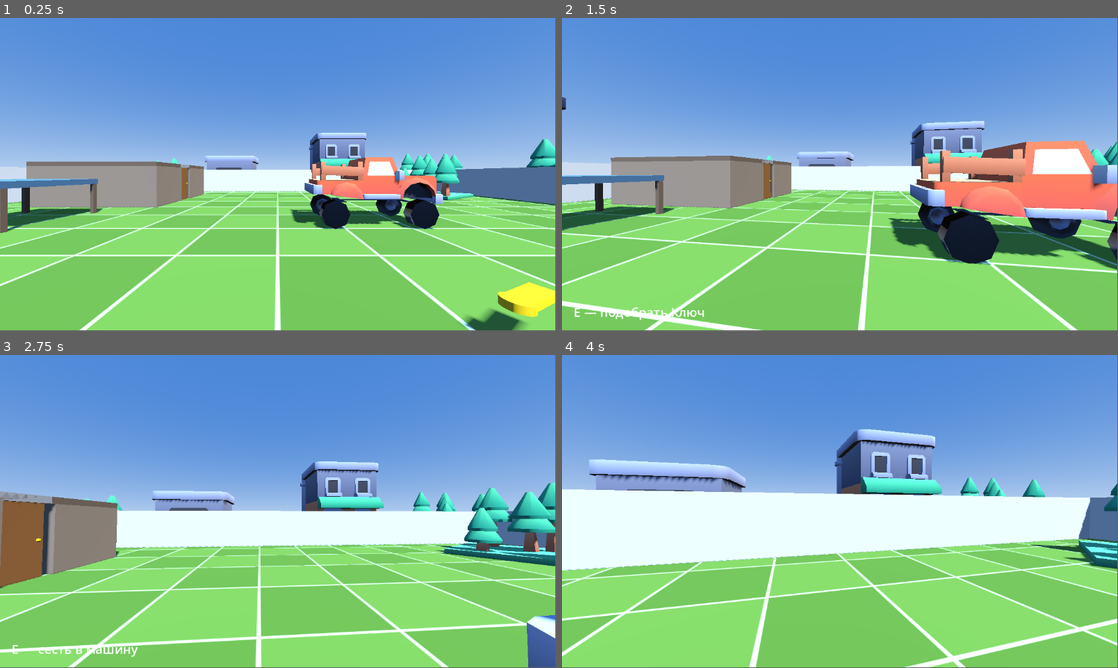
Above: before the commit, frames 1-4 (two rows, left to right).
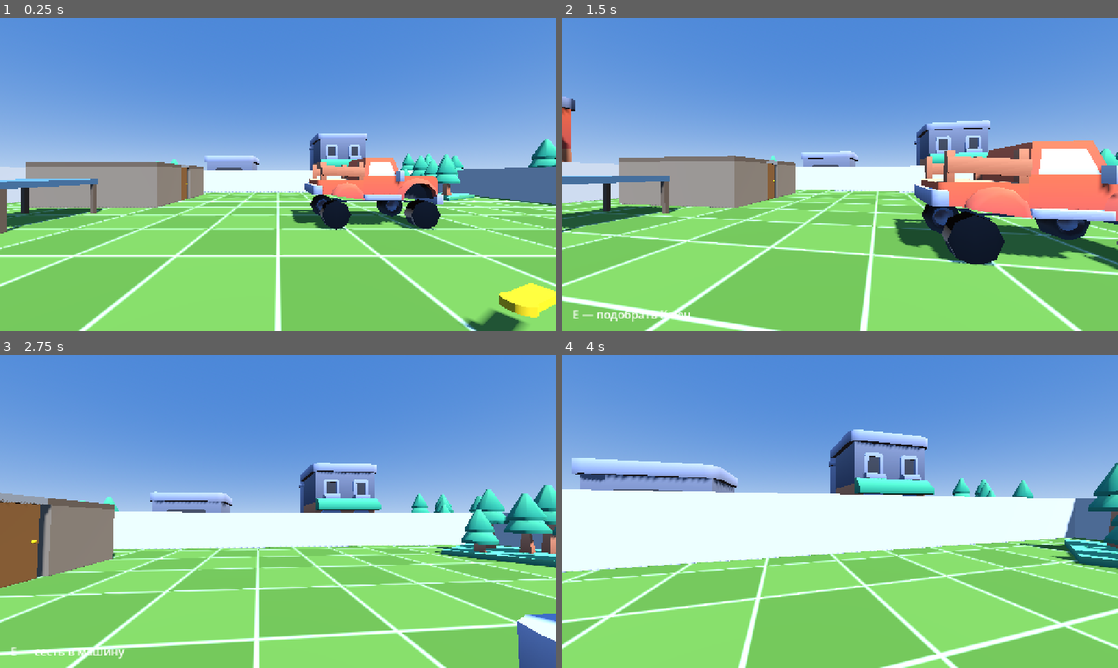
Above: after the commit, the same moments.

Repository: krasking94/GodotAI
Game: Godot game, scene res://scenes/yard.tscn
Two runs of this game, one before a commit and one after it. Both use one fixed random seed, a clock stepped at 60 frames per second and the inputs below.
Inputs (mouse positions are in pixels of both pictures, inside the frame that each line leads up to):
- Up to frame 1 (0.25 s): no input
- Up to frame 2 (1.5 s): tap Enter (ui_accept) at 0.5, 0.77 s; move the mouse to (867, 171) at 0.52 s; hold Ctrl (crouch) 0.53-1.28 s; hold W (move_forward) from 0.53 s (still down); move the mouse to (812, 174) at 1.27 s; tap R (flip) at 1.35 s
- Up to frame 3 (2.75 s): keep holding W (move_forward); tap Enter (ui_accept) at 1.52 s; move the mouse to (289, 505) at 2.02 s; hold E (interact) from 2.03 s (still down)
- Up to frame 4 (4 s): keep holding W (move_forward); move the mouse to (834, 514) at 2.77 s; release E (interact) at 2.78 s; tap Shift (run) at 2.85 s; tap Enter (ui_accept) at 3.02, 3.77 s; move the mouse to (878, 514) at 3.52 s; tap C at 3.6 s
In our replay, the window is 799x449 before the commit and 800x450 after it. These sizes can differ from the game's own. Grey fills any space a smaller window leaves; there, only what the larger window draws over its background counts as a difference.

The runs differ from the first frame. In frame 1, 5.8% of the frame differs, in the area x 0-100%, y 0-100%; in frame 2, 12%; in frame 3, 11%; in frame 4, 12%.

Commit message:
Картинка игры масштабируется под любой размер окна (режим растяжения)
Отзыв владельца: на весь экран платформер остался в углу 1280×720. В project.godot демо и в
новом проекте от setup задан режим растяжения canvas_items (aspect expand, 1280×720).
В примере платформера небо растянуто якорями на всё окно, земля шире экрана, невидимые
стены по краям уровня. Проверено в облаке снимками 1920×1080 и 1600×900 и автотестом подъёма.

Co-Authored-By: Claude Fable 5.1 <noreply@anthropic.com>
Claude-Session: https://claude.ai/code/session_01D6HxsZd3ucF4daBZgGArQk

Diff:
--- a/project.godot
+++ b/project.godot
@@ -13,6 +13,13 @@
 config/name="GodotAI"
 run/main_scene="res://scenes/yard.tscn"
 config/features=PackedStringArray("4.7")
+
+[display]
+
+window/size/viewport_width=1280
+window/size/viewport_height=720
+window/stretch/mode="canvas_items"
+window/stretch/aspect="expand"
 
 [editor_plugins]
 
--- a/scenes/platformer2d.tscn
+++ b/scenes/platformer2d.tscn
@@ -4,8 +4,17 @@
 [ext_resource type="Script" uid="uid://p0dt2g5ypf7x" path="res://game/coin2d.gd" id="2_d4uo0"]
 [ext_resource type="Script" uid="uid://chvpk6jcok13v" path="res://game/player2d.gd" id="3_xrjlp"]
 
+[sub_resource type="RectangleShape2D" id="RectangleShape2D_q11yg"]
+size = Vector2(3840, 600)
+
+[sub_resource type="RectangleShape2D" id="RectangleShape2D_d4uo0"]
+size = Vector2(40, 4000)
+
+[sub_resource type="RectangleShape2D" id="RectangleShape2D_xrjlp"]
+size = Vector2(40, 4000)
+
 [sub_resource type="RectangleShape2D" id="RectangleShape2D_6j706"]
-size = Vector2(1280, 80)
+size = Vector2(200, 32)
 
 [sub_resource type="RectangleShape2D" id="RectangleShape2D_s7usy"]
 size = Vector2(200, 32)
@@ -34,235 +43,245 @@
 [sub_resource type="RectangleShape2D" id="RectangleShape2D_gvpdj"]
 size = Vector2(200, 32)
 
-[sub_resource type="RectangleShape2D" id="RectangleShape2D_ixald"]
-size = Vector2(200, 32)
-
-[sub_resource type="CircleShape2D" id="CircleShape2D_r5ffj"]
+[sub_resource type="CircleShape2D" id="CircleShape2D_ixald"]
 radius = 14.0
 
-[sub_resource type="RectangleShape2D" id="RectangleShape2D_rlne7"]
+[sub_resource type="RectangleShape2D" id="RectangleShape2D_r5ffj"]
 size = Vector2(240, 48)
 
-[sub_resource type="CircleShape2D" id="CircleShape2D_3vk8h"]
+[sub_resource type="CircleShape2D" id="CircleShape2D_rlne7"]
 radius = 14.0
 
-[sub_resource type="CapsuleShape2D" id="CapsuleShape2D_h5gj6"]
+[sub_resource type="CapsuleShape2D" id="CapsuleShape2D_3vk8h"]
 radius = 14.0
 height = 48.0
 
-[node name="Platformer2D" type="Node2D" unique_id=1696309175]
-
-[node name="Background" type="CanvasLayer" parent="." unique_id=245714829]
+[node name="Platformer2D" type="Node2D" unique_id=137005349]
+
+[node name="Background" type="CanvasLayer" parent="." unique_id=1550621240]
 layer = -10
 
-[node name="Sky" type="ColorRect" parent="Background" unique_id=1077085146]
-offset_right = 1280.0
-offset_bottom = 720.0
+[node name="Sky" type="ColorRect" parent="Background" unique_id=1932560082]
+anchors_preset = 15
+anchor_right = 1.0
+anchor_bottom = 1.0
 color = Color(0.61960787, 0.827451, 1, 1)
 
-[node name="Sun" type="Node2D" parent="Background" unique_id=1507339574]
+[node name="Sun" type="Node2D" parent="Background" unique_id=225413797]
 position = Vector2(1100, 120)
 script = ExtResource("1_q11yg")
 
-[node name="Ground" type="StaticBody2D" parent="." unique_id=1585508308]
-position = Vector2(640, 680)
-
-[node name="Shape" type="CollisionShape2D" parent="Ground" unique_id=187976875]
+[node name="Ground" type="StaticBody2D" parent="." unique_id=470942417]
+position = Vector2(640, 940)
+
+[node name="Shape" type="CollisionShape2D" parent="Ground" unique_id=1923002648]
+shape = SubResource("RectangleShape2D_q11yg")
+
+[node name="Look" type="ColorRect" parent="Ground" unique_id=1948461072]
+offset_left = -1920.0
+offset_top = -300.0
+offset_right = 1920.0
+offset_bottom = 300.0
+color = Color(0.36078432, 0.5411765, 0.23529412, 1)
+
+[node name="WallLeft" type="StaticBody2D" parent="." unique_id=1754503470]
+position = Vector2(-20, 0)
+
+[node name="Shape" type="CollisionShape2D" parent="WallLeft" unique_id=1429198301]
+shape = SubResource("RectangleShape2D_d4uo0")
+
+[node name="WallRight" type="StaticBody2D" parent="." unique_id=746346123]
+position = Vector2(1300, 0)
+
+[node name="Shape" type="CollisionShape2D" parent="WallRight" unique_id=897594551]
+shape = SubResource("RectangleShape2D_xrjlp")
+
+[node name="Platform1" type="StaticBody2D" parent="." unique_id=2074363931]
+position = Vector2(380, 496)
+
+[node name="Shape" type="CollisionShape2D" parent="Platform1" unique_id=1168162186]
 shape = SubResource("RectangleShape2D_6j706")
 
-[node name="Look" type="ColorRect" parent="Ground" unique_id=799690310]
-offset_left = -640.0
-offset_top = -40.0
-offset_right = 640.0
-offset_bottom = 40.0
-color = Color(0.36078432, 0.5411765, 0.23529412, 1)
-
-[node name="Platform1" type="StaticBody2D" parent="." unique_id=1253826896]
-position = Vector2(380, 496)
-
-[node name="Shape" type="CollisionShape2D" parent="Platform1" unique_id=1969915643]
+[node name="Look" type="ColorRect" parent="Platform1" unique_id=1435598908]
+offset_left = -100.0
+offset_top = -16.0
+offset_right = 100.0
+offset_bottom = 16.0
+color = Color(0.5411765, 0.41960785, 0.23529412, 1)
+
+[node name="Platform2" type="StaticBody2D" parent="." unique_id=204778816]
+position = Vector2(630, 336)
+
+[node name="Shape" type="CollisionShape2D" parent="Platform2" unique_id=1056936836]
 shape = SubResource("RectangleShape2D_s7usy")
 
-[node name="Look" type="ColorRect" parent="Platform1" unique_id=430373614]
-offset_left = -100.0
-offset_top = -16.0
-offset_right = 100.0
-offset_bottom = 16.0
-color = Color(0.5411765, 0.41960785, 0.23529412, 1)
-
-[node name="Platform2" type="StaticBody2D" parent="." unique_id=1291248832]
-position = Vector2(630, 336)
-
-[node name="Shape" type="CollisionShape2D" parent="Platform2" unique_id=2131612565]
+[node name="Look" type="ColorRect" parent="Platform2" unique_id=923149596]
+offset_left = -100.0
+offset_top = -16.0
+offset_right = 100.0
+offset_bottom = 16.0
+color = Color(0.5411765, 0.41960785, 0.23529412, 1)
+
+[node name="Platform3" type="StaticBody2D" parent="." unique_id=284543897]
+position = Vector2(880, 176)
+
+[node name="Shape" type="CollisionShape2D" parent="Platform3" unique_id=657181519]
 shape = SubResource("RectangleShape2D_tyckj")
 
-[node name="Look" type="ColorRect" parent="Platform2" unique_id=1960078531]
-offset_left = -100.0
-offset_top = -16.0
-offset_right = 100.0
-offset_bottom = 16.0
-color = Color(0.5411765, 0.41960785, 0.23529412, 1)
-
-[node name="Platform3" type="StaticBody2D" parent="." unique_id=1506980845]
-position = Vector2(880, 176)
-
-[node name="Shape" type="CollisionShape2D" parent="Platform3" unique_id=1876342607]
+[node name="Look" type="ColorRect" parent="Platform3" unique_id=694461813]
+offset_left = -100.0
+offset_top = -16.0
+offset_right = 100.0
+offset_bottom = 16.0
+color = Color(0.5411765, 0.41960785, 0.23529412, 1)
+
+[node name="Platform4" type="StaticBody2D" parent="." unique_id=1501122602]
+position = Vector2(1130, 16)
+
+[node name="Shape" type="CollisionShape2D" parent="Platform4" unique_id=570702917]
 shape = SubResource("RectangleShape2D_xpndd")
 
-[node name="Look" type="ColorRect" parent="Platform3" unique_id=971788917]
-offset_left = -100.0
-offset_top = -16.0
-offset_right = 100.0
-offset_bottom = 16.0
-color = Color(0.5411765, 0.41960785, 0.23529412, 1)
-
-[node name="Platform4" type="StaticBody2D" parent="." unique_id=667020448]
-position = Vector2(1130, 16)
-
-[node name="Shape" type="CollisionShape2D" parent="Platform4" unique_id=1170862544]
+[node name="Look" type="ColorRect" parent="Platform4" unique_id=1697242769]
+offset_left = -100.0
+offset_top = -16.0
+offset_right = 100.0
+offset_bottom = 16.0
+color = Color(0.5411765, 0.41960785, 0.23529412, 1)
+
+[node name="Platform5" type="StaticBody2D" parent="." unique_id=1792005658]
+position = Vector2(880, -144)
+
+[node name="Shape" type="CollisionShape2D" parent="Platform5" unique_id=393352706]
 shape = SubResource("RectangleShape2D_rlr7g")
 
-[node name="Look" type="ColorRect" parent="Platform4" unique_id=366563282]
-offset_left = -100.0
-offset_top = -16.0
-offset_right = 100.0
-offset_bottom = 16.0
-color = Color(0.5411765, 0.41960785, 0.23529412, 1)
-
-[node name="Platform5" type="StaticBody2D" parent="." unique_id=1628679878]
-position = Vector2(880, -144)
-
-[node name="Shape" type="CollisionShape2D" parent="Platform5" unique_id=285465420]
+[node name="Look" type="ColorRect" parent="Platform5" unique_id=1240510917]
+offset_left = -100.0
+offset_top = -16.0
+offset_right = 100.0
+offset_bottom = 16.0
+color = Color(0.5411765, 0.41960785, 0.23529412, 1)
+
+[node name="Platform6" type="StaticBody2D" parent="." unique_id=926176509]
+position = Vector2(630, -304)
+
+[node name="Shape" type="CollisionShape2D" parent="Platform6" unique_id=1587489258]
 shape = SubResource("RectangleShape2D_s1mdx")
 
-[node name="Look" type="ColorRect" parent="Platform5" unique_id=630255322]
-offset_left = -100.0
-offset_top = -16.0
-offset_right = 100.0
-offset_bottom = 16.0
-color = Color(0.5411765, 0.41960785, 0.23529412, 1)
-
-[node name="Platform6" type="StaticBody2D" parent="." unique_id=1577758995]
-position = Vector2(630, -304)
-
-[node name="Shape" type="CollisionShape2D" parent="Platform6" unique_id=761804260]
+[node name="Look" type="ColorRect" parent="Platform6" unique_id=1470582493]
+offset_left = -100.0
+offset_top = -16.0
+offset_right = 100.0
+offset_bottom = 16.0
+color = Color(0.5411765, 0.41960785, 0.23529412, 1)
+
+[node name="Platform7" type="StaticBody2D" parent="." unique_id=900613260]
+position = Vector2(380, -464)
+
+[node name="Shape" type="CollisionShape2D" parent="Platform7" unique_id=776373953]
 shape = SubResource("RectangleShape2D_pilde")
 
-[node name="Look" type="ColorRect" parent="Platform6" unique_id=1357570085]
-offset_left = -100.0
-offset_top = -16.0
-offset_right = 100.0
-offset_bottom = 16.0
-color = Color(0.5411765, 0.41960785, 0.23529412, 1)
-
-[node name="Platform7" type="StaticBody2D" parent="." unique_id=372732943]
-position = Vector2(380, -464)
-
-[node name="Shape" type="CollisionShape2D" parent="Platform7" unique_id=1914250899]
+[node name="Look" type="ColorRect" parent="Platform7" unique_id=316051761]
+offset_left = -100.0
+offset_top = -16.0
+offset_right = 100.0
+offset_bottom = 16.0
+color = Color(0.5411765, 0.41960785, 0.23529412, 1)
+
+[node name="Platform8" type="StaticBody2D" parent="." unique_id=1926820268]
+position = Vector2(630, -624)
+
+[node name="Shape" type="CollisionShape2D" parent="Platform8" unique_id=1820950498]
 shape = SubResource("RectangleShape2D_dca2l")
 
-[node name="Look" type="ColorRect" parent="Platform7" unique_id=67513359]
-offset_left = -100.0
-offset_top = -16.0
-offset_right = 100.0
-offset_bottom = 16.0
-color = Color(0.5411765, 0.41960785, 0.23529412, 1)
-
-[node name="Platform8" type="StaticBody2D" parent="." unique_id=2133955680]
-position = Vector2(630, -624)
-
-[node name="Shape" type="CollisionShape2D" parent="Platform8" unique_id=162596014]
+[node name="Look" type="ColorRect" parent="Platform8" unique_id=766012096]
+offset_left = -100.0
+offset_top = -16.0
+offset_right = 100.0
+offset_bottom = 16.0
+color = Color(0.5411765, 0.41960785, 0.23529412, 1)
+
+[node name="Platform9" type="StaticBody2D" parent="." unique_id=314373139]
+position = Vector2(880, -784)
+
+[node name="Shape" type="CollisionShape2D" parent="Platform9" unique_id=428579410]
 shape = SubResource("RectangleShape2D_uslhy")
 
-[node name="Look" type="ColorRect" parent="Platform8" unique_id=1408757357]
-offset_left = -100.0
-offset_top = -16.0
-offset_right = 100.0
-offset_bottom = 16.0
-color = Color(0.5411765, 0.41960785, 0.23529412, 1)
-
-[node name="Platform9" type="StaticBody2D" parent="." unique_id=1155752015]
-position = Vector2(880, -784)
-
-[node name="Shape" type="CollisionShape2D" parent="Platform9" unique_id=246208664]
+[node name="Look" type="ColorRect" parent="Platform9" unique_id=174938230]
+offset_left = -100.0
+offset_top = -16.0
+offset_right = 100.0
+offset_bottom = 16.0
+color = Color(0.5411765, 0.41960785, 0.23529412, 1)
+
+[node name="Platform10" type="StaticBody2D" parent="." unique_id=976010247]
+position = Vector2(1130, -944)
+
+[node name="Shape" type="CollisionShape2D" parent="Platform10" unique_id=1436204081]
 shape = SubResource("RectangleShape2D_gvpdj")
 
-[node name="Look" type="ColorRect" parent="Platform9" unique_id=896756640]
-offset_left = -100.0
-offset_top = -16.0
-offset_right = 100.0
-offset_bottom = 16.0
-color = Color(0.5411765, 0.41960785, 0.23529412, 1)
-
-[node name="Platform10" type="StaticBody2D" parent="." unique_id=1288380839]
-position = Vector2(1130, -944)
-
-[node name="Shape" type="CollisionShape2D" parent="Platform10" unique_id=417336844]
-shape = SubResource("RectangleShape2D_ixald")
-
-[node name="Look" type="ColorRect" parent="Platform10" unique_id=346568059]
+[node name="Look" type="ColorRect" parent="Platform10" unique_id=1706555525]
 offset_left = -100.0
 offset_top = -16.0
 offset_right = 100.0
 offset_bottom = 16.0
 color = Color(0.8784314, 0.69803923, 0.23529412, 1)
 
-[node name="CoinTop" type="Area2D" parent="." unique_id=1122056603]
+[node name="CoinTop" type="Area2D" parent="." unique_id=1563845570]
 position = Vector2(1130, -1000)
 script = ExtResource("2_d4uo0")
 
-[node name="Shape" type="CollisionShape2D" parent="CoinTop" unique_id=1488363518]
-shape = SubResource("CircleShape2D_r5ffj")
-
-[node name="Look" type="ColorRect" parent="CoinTop" unique_id=317913574]
+[node name="Shape" type="CollisionShape2D" parent="CoinTop" unique_id=1125534095]
+shape = SubResource("CircleShape2D_ixald")
+
+[node name="Look" type="ColorRect" parent="CoinTop" unique_id=2024948868]
 offset_left = -12.0
 offset_top = -12.0
 offset_right = 12.0
 offset_bottom = 12.0
 color = Color(1, 0.8235294, 0.23529412, 1)
 
-[node name="Tunnel" type="StaticBody2D" parent="." unique_id=1302195520]
+[node name="Tunnel" type="StaticBody2D" parent="." unique_id=2146775682]
 position = Vector2(1000, 578)
 
-[node name="Shape" type="CollisionShape2D" parent="Tunnel" unique_id=1434415755]
-shape = SubResource("RectangleShape2D_rlne7")
-
-[node name="Look" type="ColorRect" parent="Tunnel" unique_id=1309488491]
+[node name="Shape" type="CollisionShape2D" parent="Tunnel" unique_id=948836543]
+shape = SubResource("RectangleShape2D_r5ffj")
+
+[node name="Look" type="ColorRect" parent="Tunnel" unique_id=2129827238]
 offset_left = -120.0
 offset_top = -24.0
 offset_right = 120.0
 offset_bottom = 24.0
 color = Color(0.47843137, 0.47843137, 0.47843137, 1)
 
-[node name="CoinTunnel" type="Area2D" parent="." unique_id=970149120]
+[node name="CoinTunnel" type="Area2D" parent="." unique_id=1231350680]
 position = Vector2(1000, 622)
 script = ExtResource("2_d4uo0")
 
-[node name="Shape" type="CollisionShape2D" parent="CoinTunnel" unique_id=1824055802]
-shape = SubResource("CircleShape2D_3vk8h")
-
-[node name="Look" type="ColorRect" parent="CoinTunnel" unique_id=367582355]
+[node name="Shape" type="CollisionShape2D" parent="CoinTunnel" unique_id=65558629]
+shape = SubResource("CircleShape2D_rlne7")
+
+[node name="Look" type="ColorRect" parent="CoinTunnel" unique_id=1159714545]
 offset_left = -12.0
 offset_top = -12.0
 offset_right = 12.0
 offset_bottom = 12.0
 color = Color(1, 0.8235294, 0.23529412, 1)
 
-[node name="Player" type="CharacterBody2D" parent="." unique_id=924479324]
+[node name="Player" type="CharacterBody2D" parent="." unique_id=609383776]
 position = Vector2(160, 600)
 script = ExtResource("3_xrjlp")
 
-[node name="Shape" type="CollisionShape2D" parent="Player" unique_id=1277944608]
-shape = SubResource("CapsuleShape2D_h5gj6")
-
-[node name="Look" type="ColorRect" parent="Player" unique_id=233942048]
+[node name="Shape" type="CollisionShape2D" parent="Player" unique_id=81130810]
+shape = SubResource("CapsuleShape2D_3vk8h")
+
+[node name="Look" type="ColorRect" parent="Player" unique_id=585821693]
 offset_left = -14.0
 offset_top = -24.0
 offset_right = 14.0
 offset_bottom = 24.0
 color = Color(0.8784314, 0.27058825, 0.23529412, 1)
 
-[node name="Camera" type="Camera2D" parent="Player" unique_id=710351093]
+[node name="Camera" type="Camera2D" parent="Player" unique_id=2097973826]
 limit_left = 0
 limit_top = -1150
 limit_right = 1280
--- a/tools/enginectl/examples/platformer2d.json
+++ b/tools/enginectl/examples/platformer2d.json
@@ -20,14 +20,8 @@
       "name": "Sky",
       "type": "ColorRect",
       "props": {
-        "position": [
-          0,
-          0
-        ],
-        "size": [
-          1280,
-          720
-        ],
+        "anchor_right": 1.0,
+        "anchor_bottom": 1.0,
         "color": "#9ed3ff"
       }
     },
@@ -52,7 +46,7 @@
       "props": {
         "position": [
           640,
-          680
+          940
         ]
       }
     },
@@ -65,8 +59,8 @@
         "shape": {
           "primitive": "rectangle",
           "size": [
-            1280,
-            80
+            3840,
+            600
           ]
         }
       }
@@ -78,14 +72,68 @@
       "type": "ColorRect",
       "props": {
         "position": [
-          -640.0,
-          -40.0
-        ],
-        "size": [
-          1280,
-          80
+          -1920,
+          -300
+        ],
+        "size": [
+          3840,
+          600
         ],
         "color": "#5c8a3c"
+      }
+    },
+    {
+      "op": "create",
+      "parent": ".",
+      "name": "WallLeft",
+      "type": "StaticBody2D",
+      "props": {
+        "position": [
+          -20,
+          0
+        ]
+      }
+    },
+    {
+      "op": "create",
+      "parent": "WallLeft",
+      "name": "Shape",
+      "type": "CollisionShape2D",
+      "props": {
+        "shape": {
+          "primitive": "rectangle",
+          "size": [
+            40,
+            4000
+          ]
+        }
+      }
+    },
+    {
+      "op": "create",
+      "parent": ".",
+      "name": "WallRight",
+      "type": "StaticBody2D",
+      "props": {
+        "position": [
+          1300,
+          0
+        ]
+      }
+    },
+    {
+      "op": "create",
+      "parent": "WallRight",
+      "name": "Shape",
+      "type": "CollisionShape2D",
+      "props": {
+        "shape": {
+          "primitive": "rectangle",
+          "size": [
+            40,
+            4000
+          ]
+        }
       }
     },
     {
Not shown, changed: README.md
Not shown, changed: docs/HANDOFF.md
Not shown, changed: docs/STATUS.md
Not shown, changed: tools/enginectl/enginectl.py
